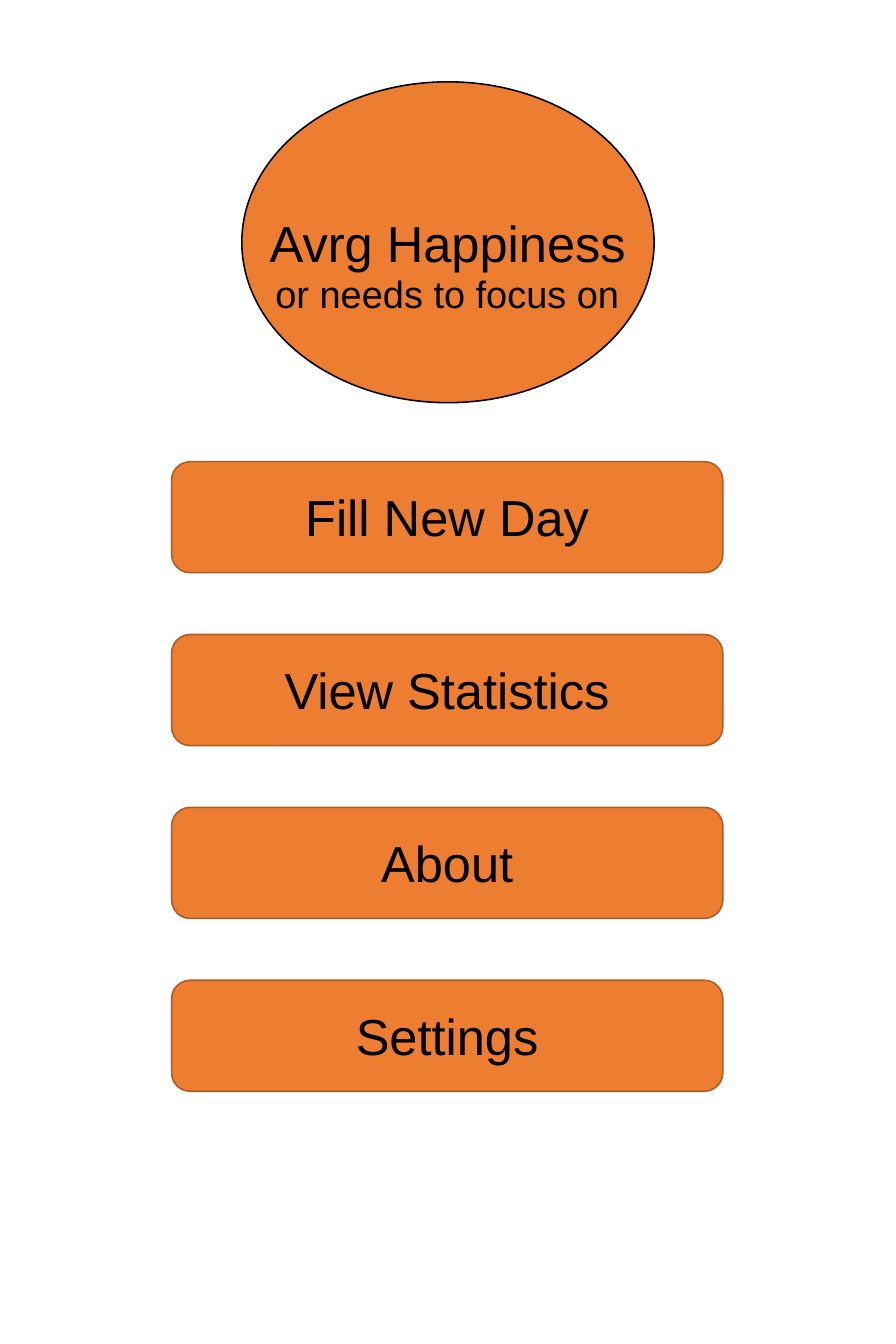
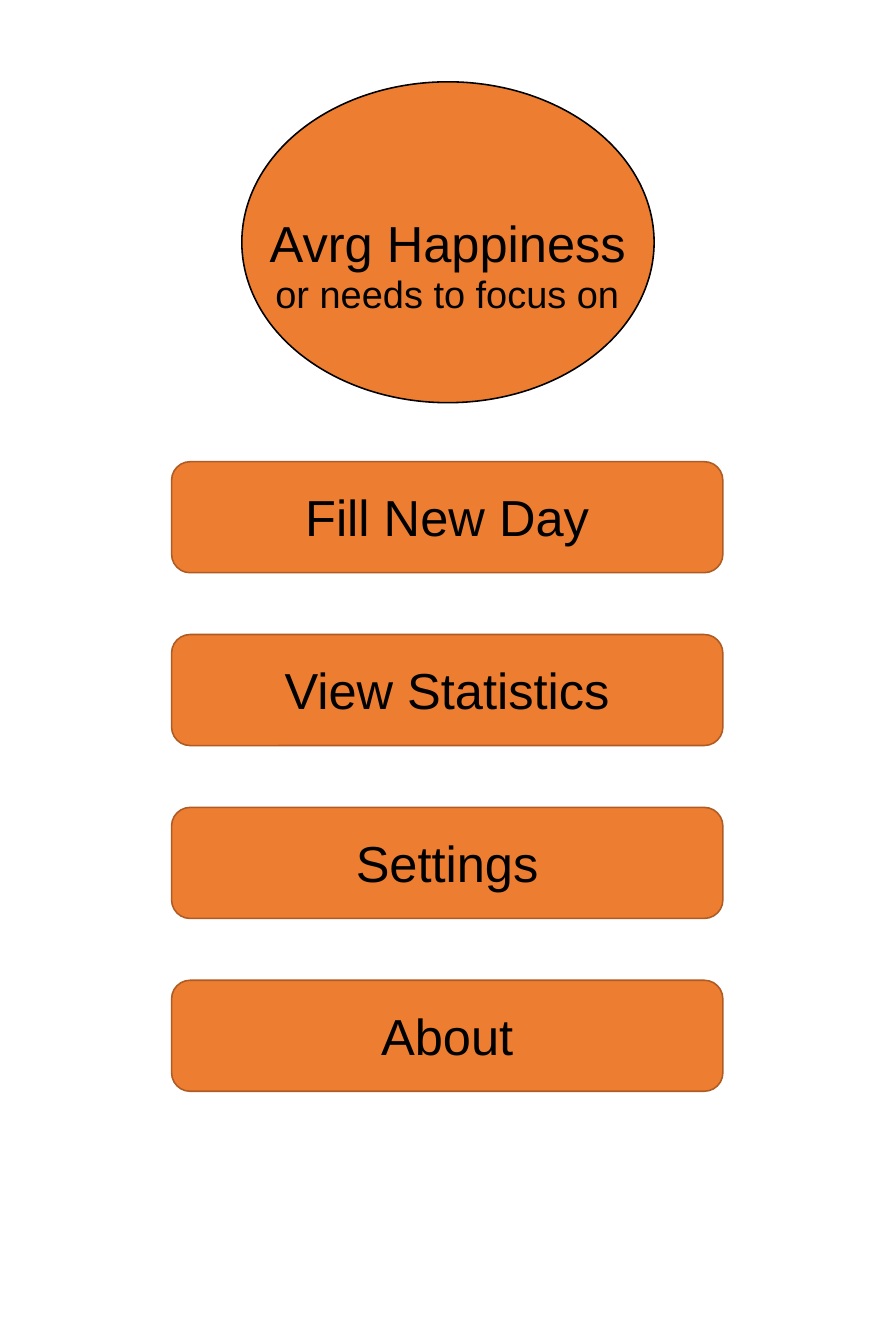
Before and after one commit to RunarReve/MoodTrackingApp, a slide deck: slide 1 of Documents/UI.pptx. Drawn at 896x1344 pixels with LibreOffice and Linux fonts; fonts in the diff are those of the drawing. Boxes give left, top, right and bottom in pixels: in the first picture for what was removed or moved away, otherwise in the second. Text is boxed around its words. In the diff, an @@ line names an element or a change of style, - is before the commit and + after.

Commit message:
Setting up main page for application

```diff
--- a/Documents/UI.pptx
+++ b/Documents/UI.pptx
@@ text "Settings": place and size @@
-text "Settings" at <box>356,1018,539,1065</box>
+text "Settings" at <box>356,845,539,892</box>
@@ text "About": place and size @@
-text "About" at <box>381,845,513,883</box>
+text "About" at <box>381,1018,513,1056</box>
```
Also in this commit, not shown: 1 other slide changed, 4 slides added, 3 slides removed, 2 other files.
